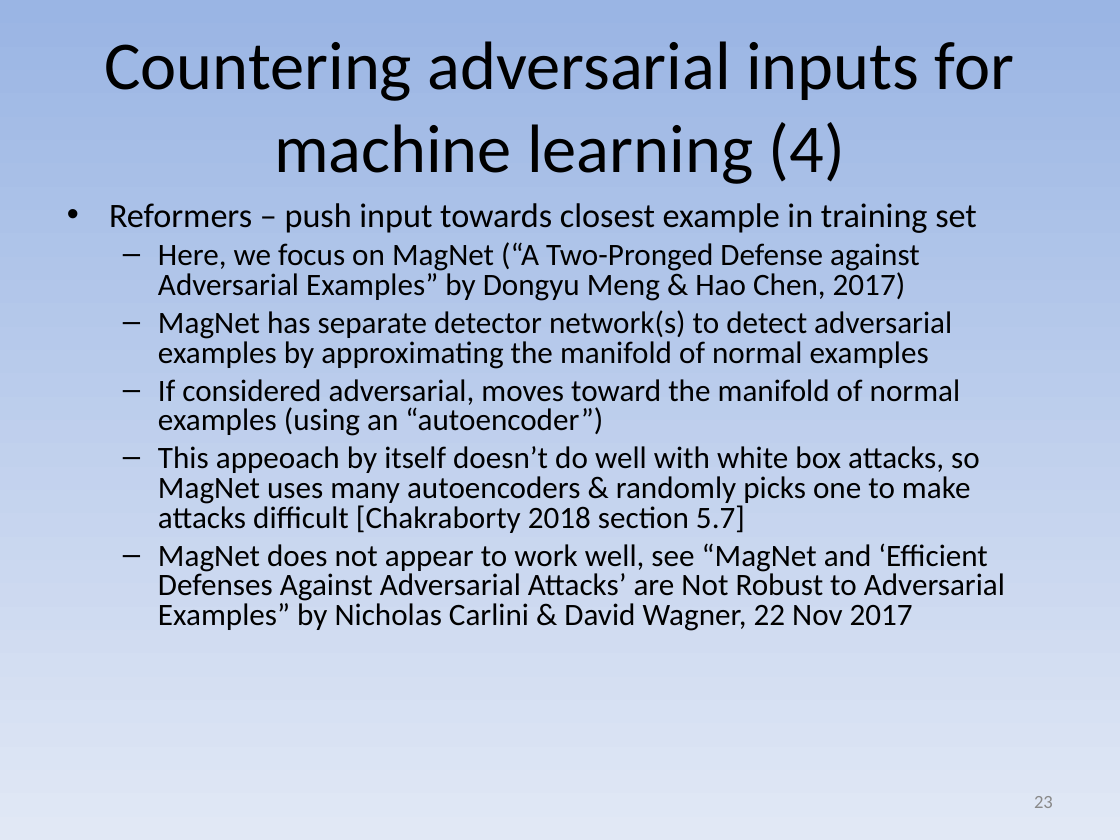
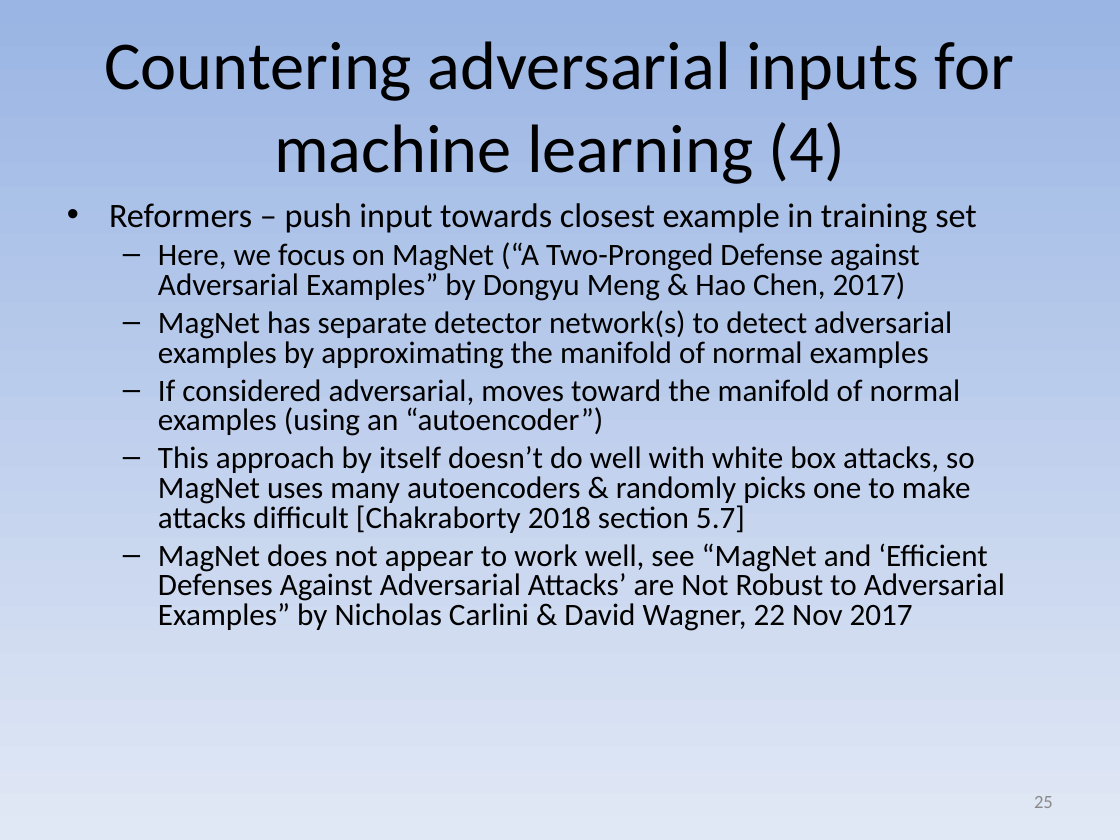
Before and after one commit to david-a-wheeler/david-a-wheeler.github.io, a slide deck: slide 25 of secure-class/presentations/AI-ML-Security.ppt (slide 23 before the commit). Drawn at 1120x840 pixels with LibreOffice and Linux fonts; fonts in the diff are those of the drawing. Boxes give left, top, right and bottom in pixels: in the first picture for what was removed or moved away, otherwise in the second. Text is boxed around its words. In the diff, an @@ line names an element or a change of style, - is before the commit and + after.

```diff
--- a/secure-class/presentations/AI-ML-Security.ppt
+++ b/secure-class/presentations/AI-ML-Security.ppt
@@ text at [158, 446, 975, 533]: text changed @@
-  – This appeoach by itself doesn’t do well with white box attacks, so MagNet uses many autoencoders & randomly picks one to make attacks difficult [Chakraborty 2018 section 5.7]
+  – This approach by itself doesn’t do well with white box attacks, so MagNet uses many autoencoders & randomly picks one to make attacks difficult [Chakraborty 2018 section 5.7]
@@ page number at [1034, 796, 1053, 808]: text changed @@
-23
+25
```
Also in this commit, not shown: 11 other slides changed, 3 slides added.
